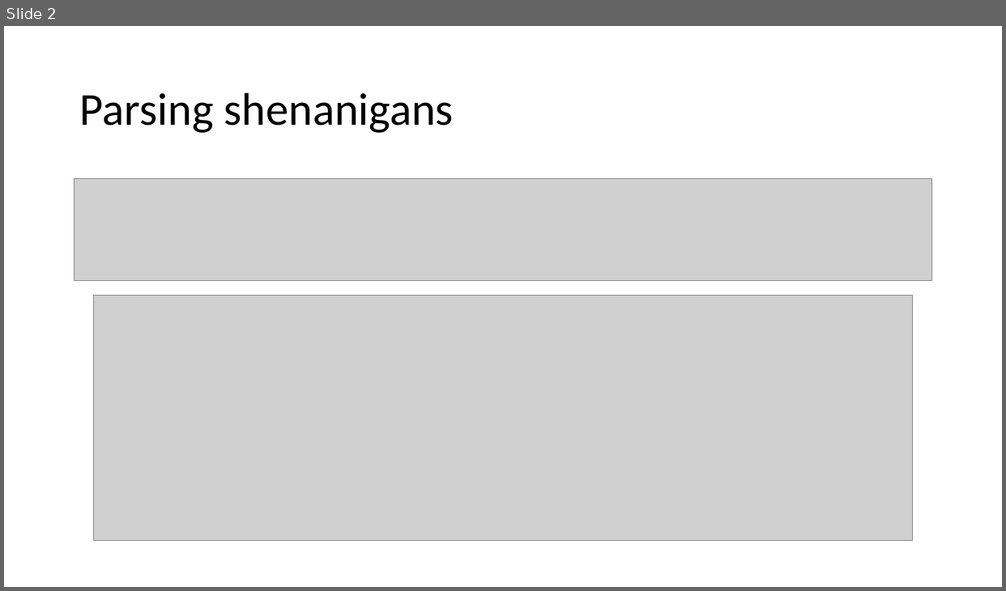
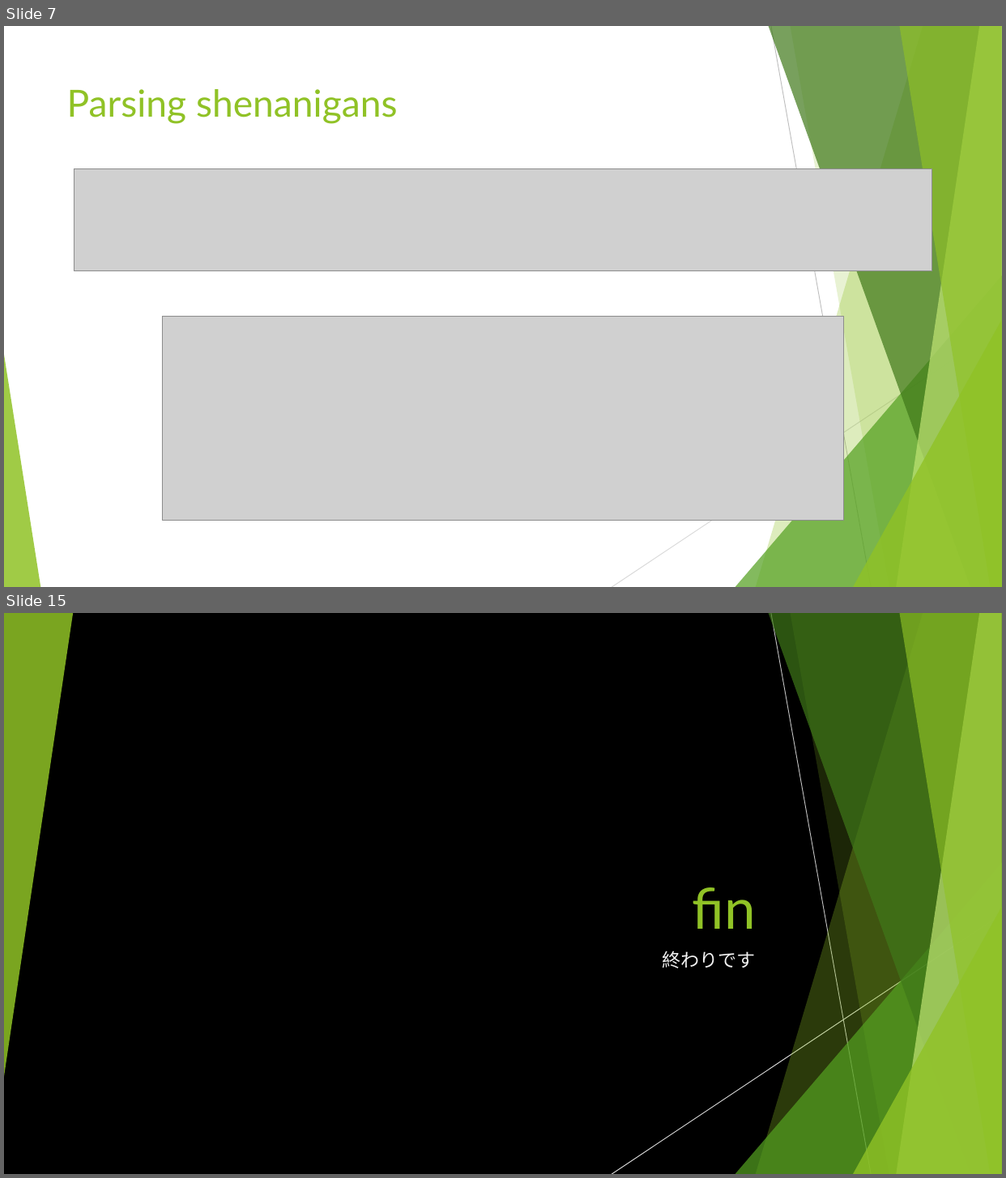
Before and after one commit to Exopi-Talent-Academy/Cereal_API_Rebekka, a slide deck: Cereal API Presentation.pptx. Shown one above the other, each under a label of ours: slide 2 before the commit, slides 7 and 15 after it; the slides between them are not shown. The pictures are 1006x591 and 1006x1178 pixels, drawn with LibreOffice and Linux fonts; fonts in the diff are those of the drawing; grey boxes stand for pictures. Boxes give left, top, right and bottom in pixels: in the first picture for what was removed or moved away, otherwise in the second. Text is boxed around its words. In the diff, an @@ line names an element or a change of style, - is before the commit and + after.

```diff
--- a/Cereal API Presentation.pptx
+++ b/Cereal API Presentation.pptx
@@ slide 15 added at [4,613,1002,1174], background #000000; not listed: 9 template elements that a slide beside it also shows @@
@@ triangle added at [4,613,73,1077], fill #90C226 at 85% opacity @@
@@ title added at [692,888,756,929], 54 pt, text #90C226 @@
+fin
@@ subtitle added at [662,951,755,969], 18 pt, text #F2F2F2 @@
+終わりです
@@ what was slide 2 is now slide 7 @@
@@ slide 7 changed as well @@
@@ title "Parsing shenanigans": place and size @@
-title "Parsing shenanigans" at [80,92,454,133]
+title "Parsing shenanigans" at [67,89,398,124]
@@ title "Parsing shenanigans" at [67,89,398,124]: size 44 to 36 pt, font Calibri to Lato, text colour #000000 to #90C226; line spacing 0.9 to 1; vertical alignment middle to top @@
@@ picture: place and size @@
-picture at [74,179,932,280]
+picture at [74,169,932,271]
@@ picture: place and size @@
-picture at [94,296,913,541]
+picture at [163,317,843,521]
@@ group added at [4,26,1002,587]: 5 freeform shapes, 3 triangles, 2 lines @@
```
Also in this commit, not shown: 1 other slide changed, 12 other slides added.
